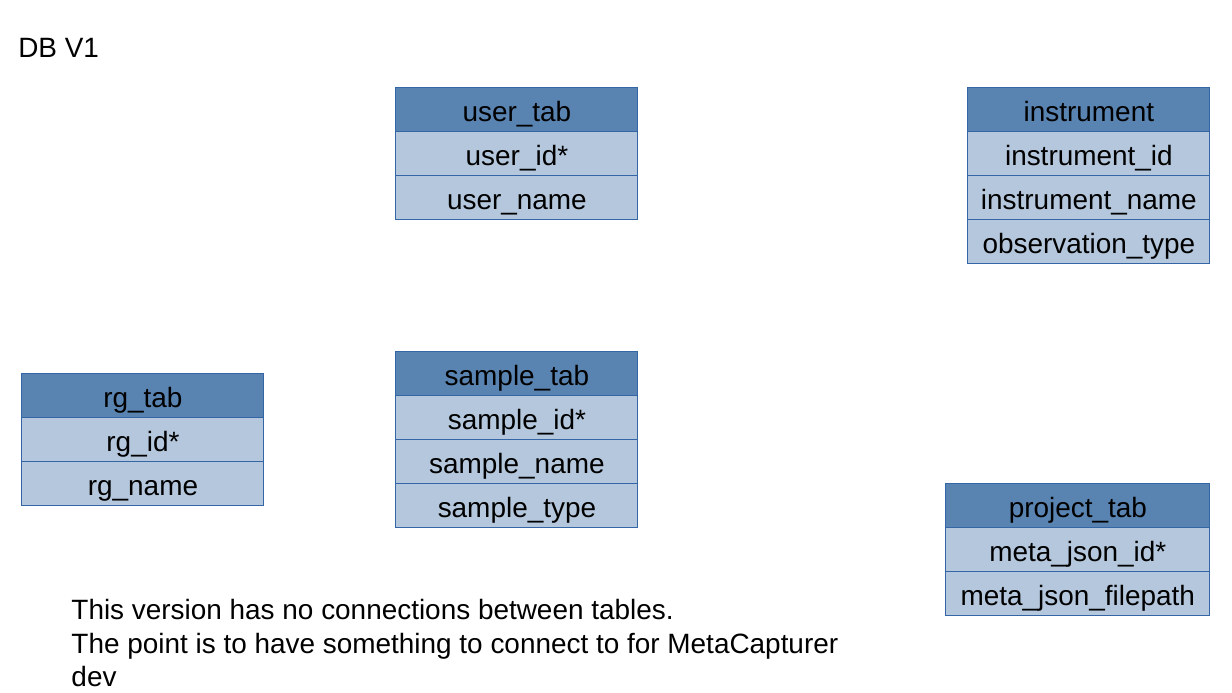
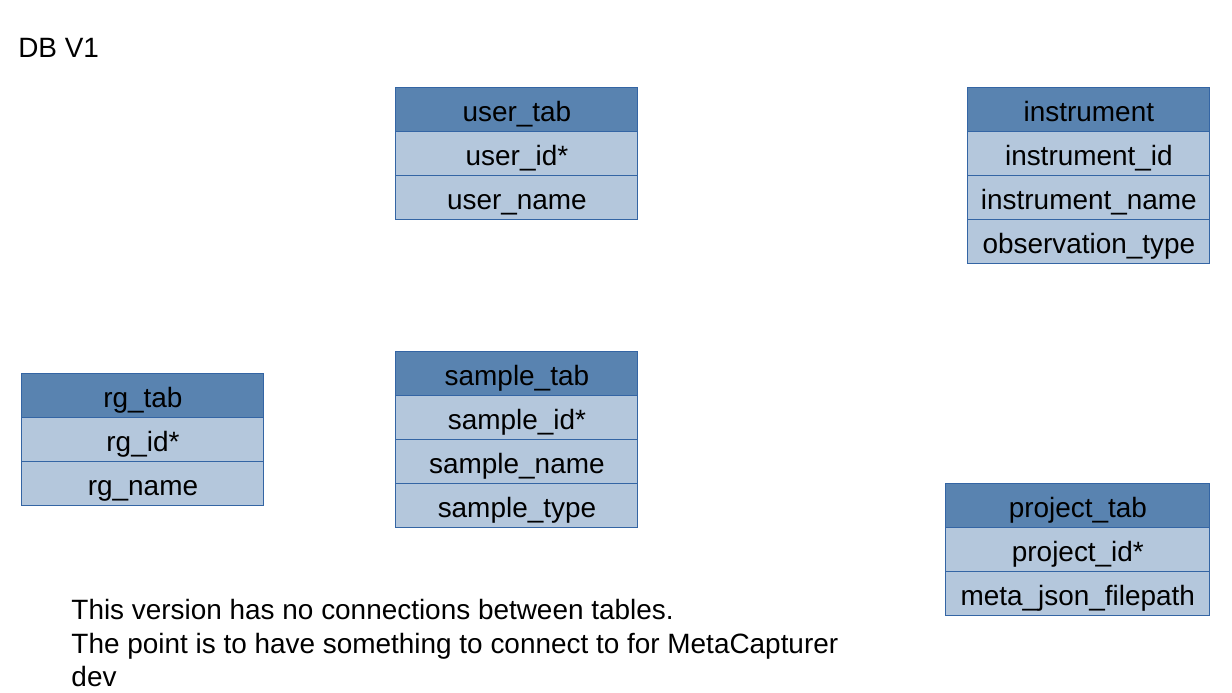
Before and after one commit to pete-jacobsson/roc_pyqt_lims, a slide deck: slide 2 of project_schematics.pptx. Drawn at 1232x693 pixels with LibreOffice and Linux fonts; fonts in the diff are those of the drawing. Boxes give left, top, right and bottom in pixels: in the first picture for what was removed or moved away, otherwise in the second. Text is boxed around its words. In the diff, an @@ line names an element or a change of style, - is before the commit and + after.

```diff
--- a/project_schematics.pptx
+++ b/project_schematics.pptx
@@ text in rectangle at (1012,540,1144,566): text changed @@
-meta_json_id*
+project_id*
```
Also in this commit, not shown: 1 other slide changed, 1 other file.
